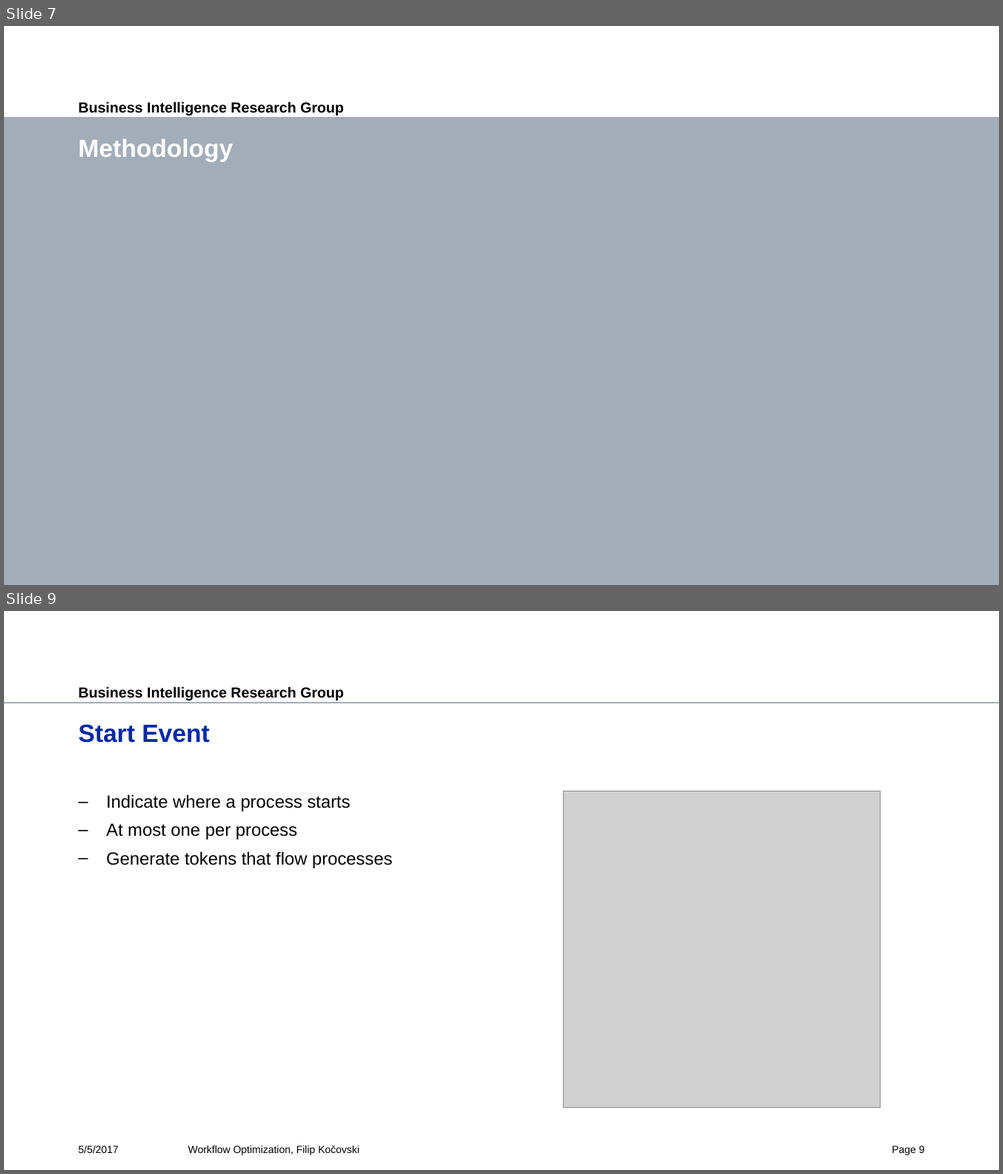
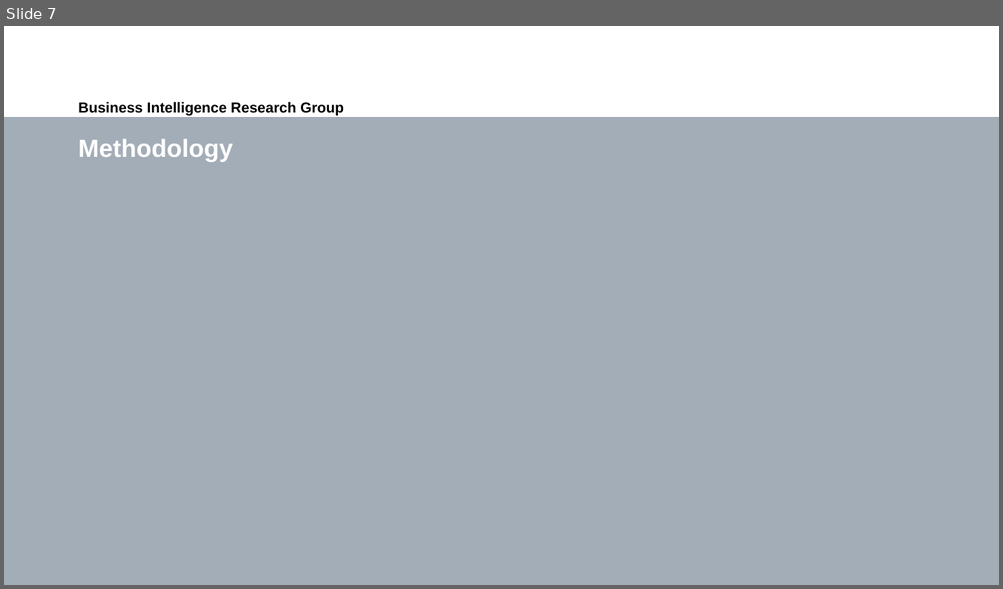
Before and after one commit to fkocovski/mt_presentation, a slide deck: Workflow Optimization.pptx. Shown one above the other, each under a label of ours: slides 7 and 9 before the commit, slide 7 after it; the slides between them are not shown. The pictures are 1003x1174 and 1003x589 pixels, drawn with LibreOffice and Linux fonts; fonts in the diff are those of the drawing; grey boxes stand for pictures; background and template pictures are left out. Boxes give left, top, right and bottom in pixels: in the first picture for what was removed or moved away, otherwise in the second. Text is boxed around its words. In the diff, an @@ line names an element or a change of style, - is before the commit and + after.

```diff
--- a/Workflow Optimization.pptx
+++ b/Workflow Optimization.pptx
@@ slide 9 removed at (4,611,999,1170), background #FFFFFF; not listed: 2 template elements that a slide beside it also shows @@
@@ title removed at (78,724,209,743) @@
-Start Event
@@ text removed at (106,795,392,869) @@
-– Indicate where a process starts
-– At most one per process
-– Generate tokens that flow processes
@@ picture removed at (563,791,880,1108) @@
@@ text removed at (78,1146,118,1153) @@
-5/5/2017
@@ text removed at (188,1146,359,1156) @@
-Workflow Optimization, Filip Kočovski
@@ page number removed at (891,1146,925,1156) @@
-Page 9
```
Also in this commit, not shown: 32 slides changed, 12 other slides removed.
